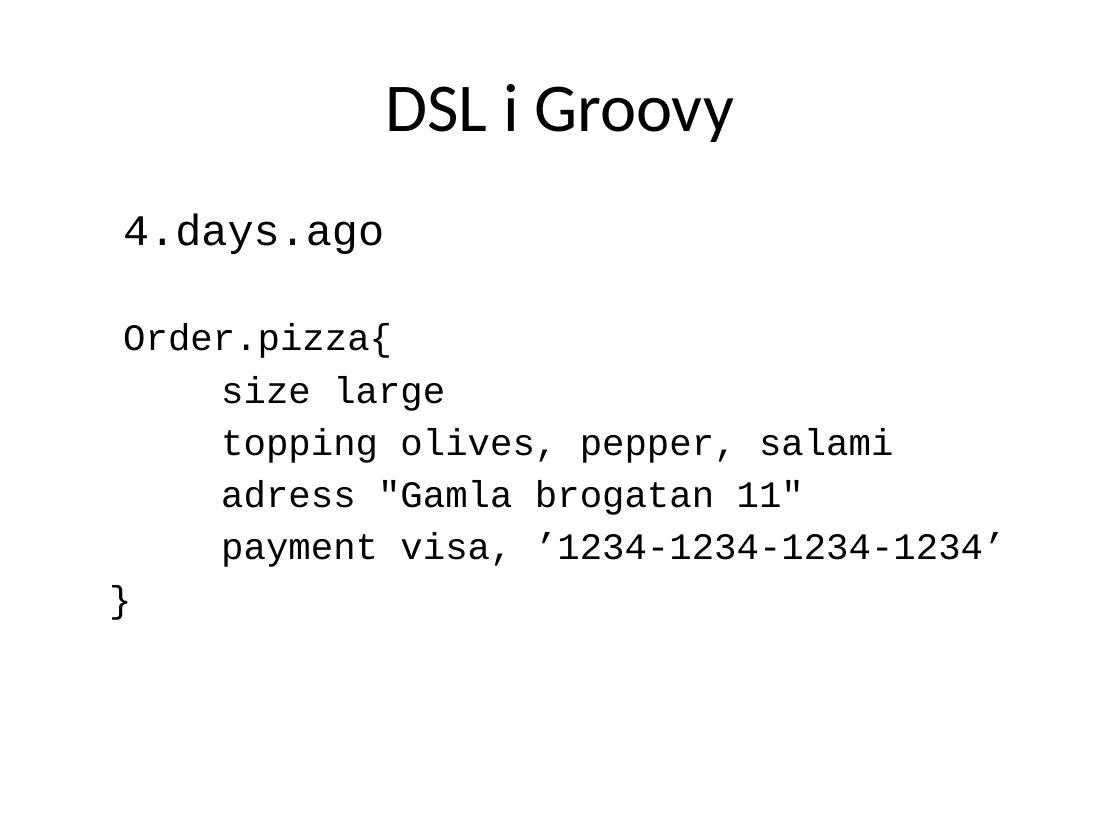
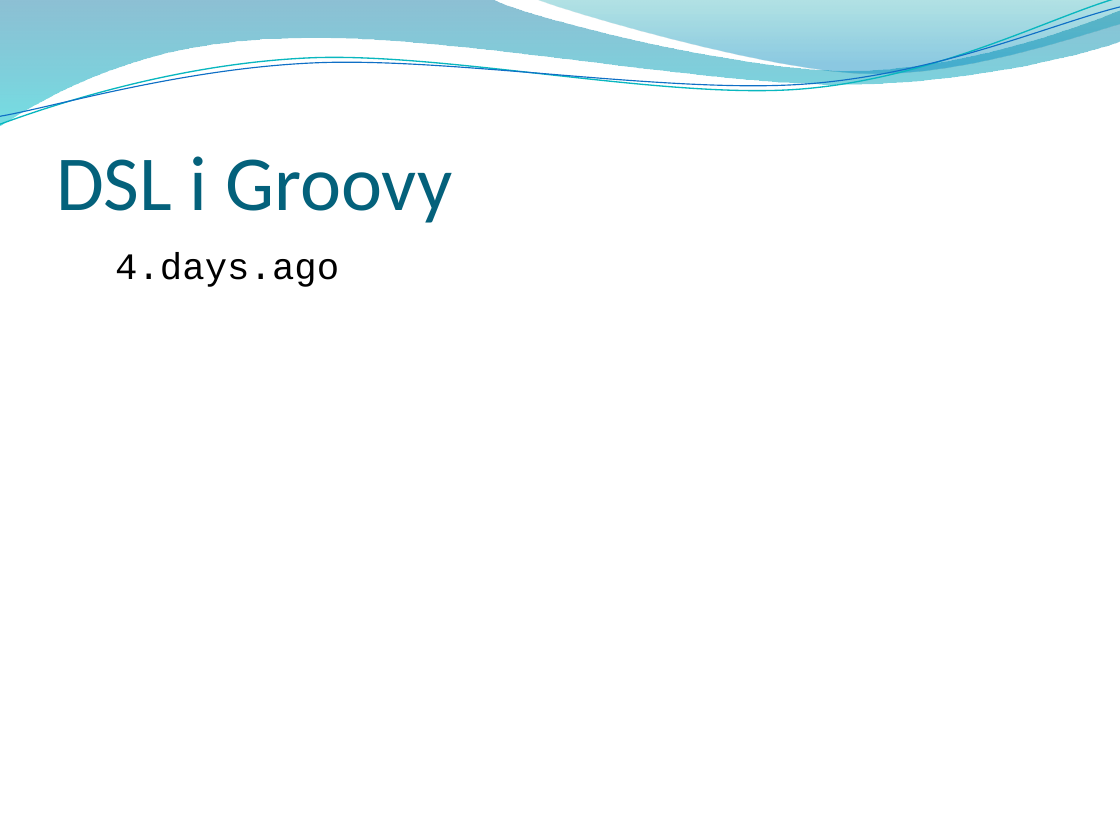
Before and after one commit to me97esn/groovyseminarium, a slide deck: slide 15 of groovyseminarie/dokument/groovyseminarium_source.pptx (slide 18 before the commit). Drawn at 1120x840 pixels with LibreOffice and Linux fonts; fonts in the diff are those of the drawing; background and template pictures are left out. Boxes give left, top, right and bottom in pixels: in the first picture for what was removed or moved away, otherwise in the second. Text is boxed around its words. In the diff, an @@ line names an element or a change of style, - is before the commit and + after.

```diff
--- a/groovyseminarie/dokument/groovyseminarium_source.pptx
+++ b/groovyseminarie/dokument/groovyseminarium_source.pptx
@@ freeform shape added at bbox=[0, 0, 1120, 127], fill gradient #0074A1 to #00C6CF @@
@@ freeform shape added at bbox=[0, 0, 1120, 131], outline #0AB8BF 0.85 pt @@
@@ freeform shape added at bbox=[0, 7, 1120, 125], outline #0F6FC6 0.75 pt @@
@@ freeform shape added at bbox=[536, 0, 1120, 77], fill gradient #00A1A9 to #008BBF @@
@@ title "DSL i Groovy": place and size @@
-title "DSL i Groovy" at bbox=[385, 84, 734, 142]
+title "DSL i Groovy" at bbox=[56, 156, 452, 223]
@@ title "DSL i Groovy" at bbox=[56, 156, 452, 223]: size 44 to 50 pt, text colour #000000 to #04617B; alignment centre to left; vertical alignment middle to bottom @@
@@ text "4.days.ago": place and size @@
-text "4.days.ago" at bbox=[123, 213, 1006, 567]
+text "4.days.ago" at bbox=[115, 253, 339, 287]
@@ text "4.days.ago" at bbox=[115, 253, 339, 287]: size 28 to 24 pt; indent changed @@
@@ text at bbox=[123, 324, 1006, 567]: paragraphs removed @@
-  Order.pizza{
-size large
-topping olives, pepper, salami
-adress "Gamla brogatan 11"
-payment visa, ’1234-1234-1234-1234’
-}
```
Also in this commit, not shown: 56 other slides changed, 3 slides added, 5 slides removed, 3 other files.
